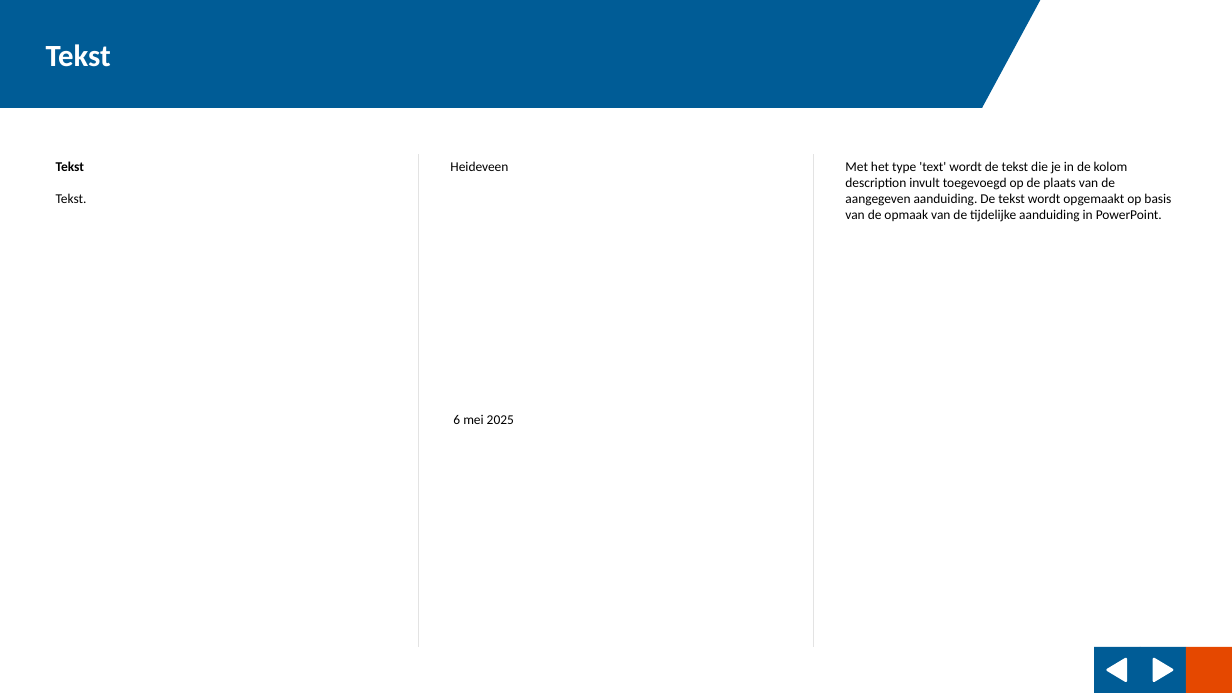
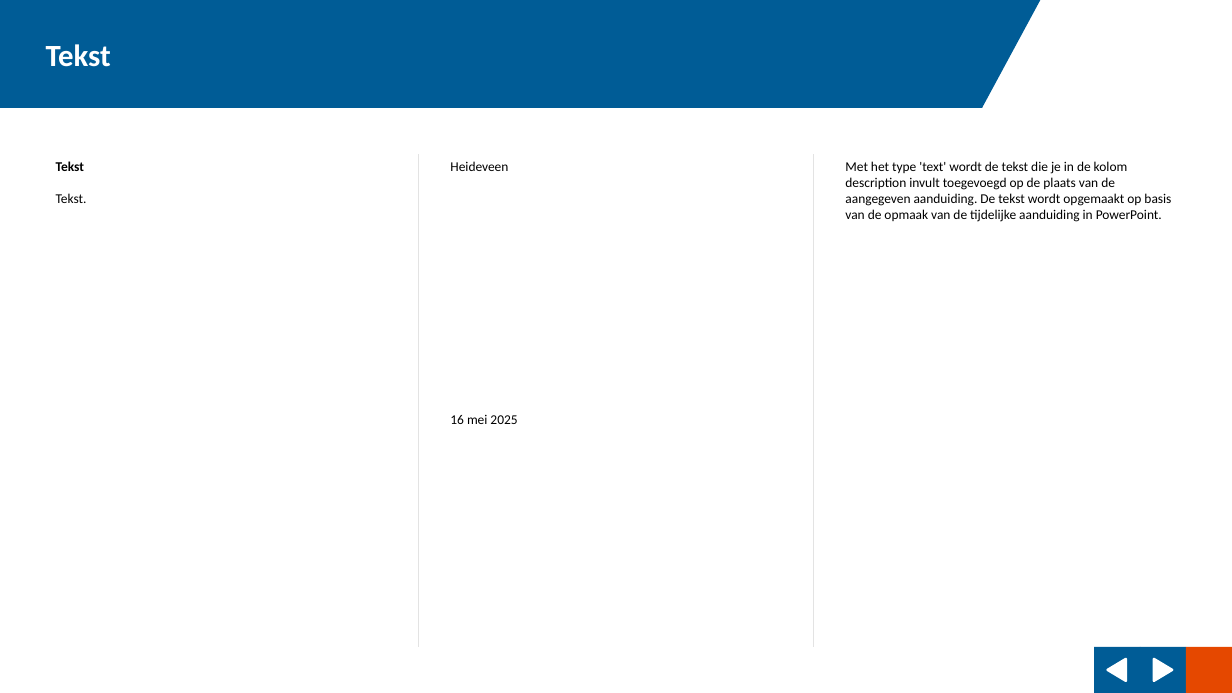
Before and after one commit to ggdatascience/reports_excel_to_powerpoint, a slide deck: slide 1 of example/Rapportage Heideveen.pptx. Drawn at 1232x693 pixels with LibreOffice and Linux fonts; fonts in the diff are those of the drawing; background and template pictures are left out. Boxes give left, top, right and bottom in pixels: in the first picture for what was removed or moved away, otherwise in the second. Text is boxed around its words. In the diff, an @@ line names an element or a change of style, - is before the commit and + after.

```diff
--- a/example/Rapportage Heideveen.pptx
+++ b/example/Rapportage Heideveen.pptx
@@ text at [450, 415, 517, 424]: text changed @@
-6 mei 2025
+16 mei 2025
```
Also in this commit, not shown: 5 other slides changed, 6 slides added, 3 slides removed, 12 other files.
